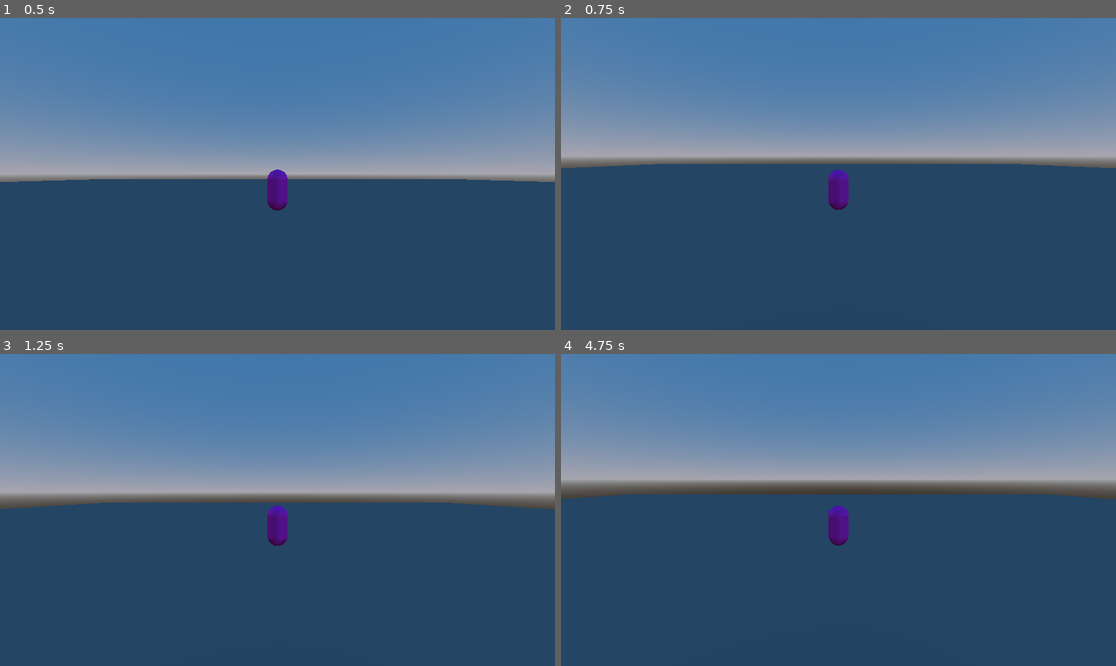
Above: before the commit, frames 1-4 (two rows, left to right).
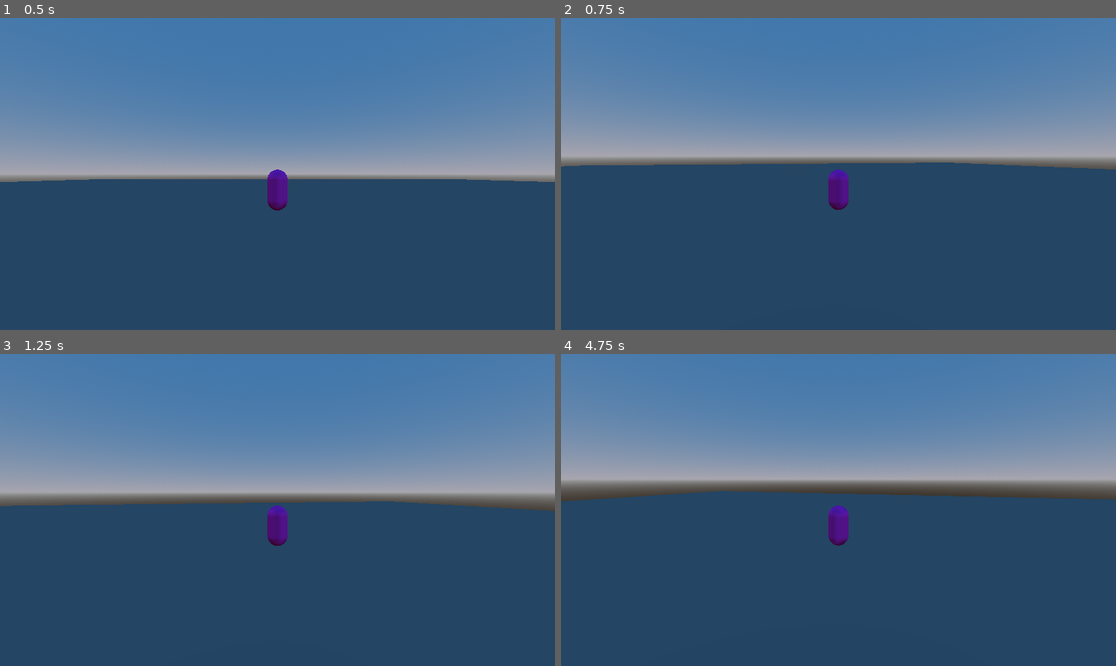
Above: after the commit, the same moments.

Repository: GarethDa/Monke_Game
Game: Godot game, scene res://world.tscn
Two runs of this game, one before a commit and one after it. Both use one fixed random seed, a clock stepped at 60 frames per second and the inputs below.
Inputs (mouse positions are in pixels of both pictures, inside the frame that each line leads up to):
- Up to frame 1 (0.5 s): no input
- Up to frame 2 (0.75 s): tap Enter at 0.5 s; move the mouse to (866, 174) at 0.52 s; hold Up (ui_up) from 0.53 s (still down)
- Up to frame 3 (1.25 s): keep holding Up (ui_up); tap Space (Jump) at 0.77 s
- Up to frame 4 (4.75 s): keep holding Up (ui_up); move the mouse to (810, 510) at 1.27 s; tap Space (Jump) at 1.52, 2, 3.02, 3.77, 4.25, 4.52 s; move the mouse to (849, 503) at 2.02 s; move the mouse to (832, 516) at 2.77 s; tap Enter at 3.5 s; move the mouse to (877, 513) at 3.52 s; move the mouse to (794, 506) at 4.27 s

Frame 1 is identical in both runs. In frame 2, 0.3% of the frame differs, in the area x 0-100%, y 46-51%; in frame 3, 0.4%; in frame 4, 0.6%, in the area x 0-100%, y 43-61%.

Commit message:
EPIC WORLD CONTROLLER!

Diff:
--- a/world.tscn
+++ b/world.tscn
@@ -19,9 +19,9 @@
 
 [sub_resource type="WorldBoundaryShape3D" id="WorldBoundaryShape3D_gr3ha"]
 
+[sub_resource type="CapsuleShape3D" id="CapsuleShape3D_f5q0g"]
+
 [sub_resource type="SphereShape3D" id="SphereShape3D_uxd3r"]
-
-[sub_resource type="CapsuleShape3D" id="CapsuleShape3D_f5q0g"]
 
 [node name="Node3D" type="Node3D"]
 
@@ -41,26 +41,11 @@
 [node name="Mesh" parent="." instance=ExtResource("4_rs26s")]
 transform = Transform3D(1, 0, 0, 0, 1, 0, 0, 0, 1, 0, 1.46886, 0)
 
-[node name="Node3D" type="Node3D" parent="." node_paths=PackedStringArray("player")]
-transform = Transform3D(1, 0, 0, 0, 1, 0, 0, 0, 1, 0, 2.25386, 0)
-script = ExtResource("1_mdf0j")
-player = NodePath("../CharacterBody3D2")
-
-[node name="SpringArm3D" type="SpringArm3D" parent="Node3D" node_paths=PackedStringArray("playerExclude")]
-transform = Transform3D(-1, 0, -8.74228e-08, 0, 1, 0, 8.74228e-08, 0, -1, 0, 0, 0)
-shape = SubResource("SphereShape3D_uxd3r")
-spring_length = 10.0
-script = ExtResource("2_72hni")
-playerExclude = NodePath("../../Mesh")
-
-[node name="Camera3D" type="Camera3D" parent="Node3D/SpringArm3D"]
-transform = Transform3D(1, 0, 0, 0, 1, 0, 0, 0, 1, 1.6232, 0, -15.1496)
-
 [node name="CharacterBody3D2" type="CharacterBody3D" parent="." node_paths=PackedStringArray("camera", "cameraOrigin", "mesh")]
 transform = Transform3D(1, 0, 0, 0, 1, 0, 0, 0, 1, 0, 1.46886, 0)
 script = ExtResource("2_tk8ew")
-camera = NodePath("../Node3D/SpringArm3D/Camera3D")
-cameraOrigin = NodePath("../Node3D")
+camera = NodePath("Node3D/SpringArm3D/Camera3D")
+cameraOrigin = NodePath("Node3D")
 mesh = NodePath("../Mesh")
 
 [node name="CollisionShape3D" type="CollisionShape3D" parent="CharacterBody3D2"]
@@ -71,8 +56,17 @@
 update_rotation = false
 update_scale = false
 
-[node name="RemoteTransform3D2" type="RemoteTransform3D" parent="CharacterBody3D2"]
+[node name="Node3D" type="Node3D" parent="CharacterBody3D2" node_paths=PackedStringArray("player")]
 transform = Transform3D(1, 0, 0, 0, 1, 0, 0, 0, 1, 0, 0.785, 0)
-remote_path = NodePath("../../Node3D")
-update_rotation = false
-update_scale = false
+script = ExtResource("1_mdf0j")
+player = NodePath("..")
+
+[node name="SpringArm3D" type="SpringArm3D" parent="CharacterBody3D2/Node3D" node_paths=PackedStringArray("playerExclude")]
+transform = Transform3D(-1, 0, -8.74228e-08, 0, 1, 0, 8.74228e-08, 0, -1, 0, 0, 0)
+shape = SubResource("SphereShape3D_uxd3r")
+spring_length = 10.0
+script = ExtResource("2_72hni")
+playerExclude = NodePath("../../../Mesh")
+
+[node name="Camera3D" type="Camera3D" parent="CharacterBody3D2/Node3D/SpringArm3D"]
+transform = Transform3D(1, 0, 0, 0, 1, 0, 0, 0, 1, 1.6232, 0, -15.1496)
